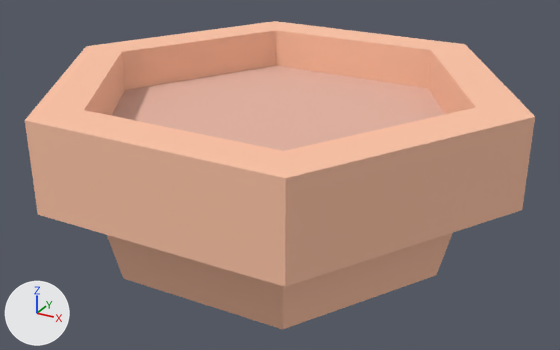
The OBJ model DynamicLab/Assets/Nature Kit/Models/OBJ format/pot_large.obj: old version first, new version second.
Rendered twice from a camera (50 mm lens) standing at (0.408, -0.738, 0.449) and looking at (0.005, -0.006, 0.083). Every picture has the same lights, and +X, +Y and +Z are marked at lower left. The older version comes first. Where no turn or scale is listed for an object, it has been applied to the vertices.

Before the edit, the objects in view are built like this:
```python
mat_wood = principled_material('wood')
mat_wood.base_color = (1.0, 0.557, 0.384)  # beige #ffc5a7
mat_wood.roughness = 1.0
mat_woodbarkdark = principled_material('woodBarkDark')
mat_woodbarkdark.base_color = (0.8, 0.463, 0.369)  # beige #e7b5a4
mat_woodbarkdark.roughness = 1.0
me_pot_large = bpy.data.meshes.new('pot_large')
me_pot_large.from_pydata(...)  # 36 vertices, 68 faces; spans x -0.282..0.282, y -0.244..0.244, z 0.0..0.2
# faces by material slot: [64, 4]
me_pot_large.materials.append(mat_wood)  # beige #ffc5a7
me_pot_large.materials.append(mat_woodbarkdark)  # beige #e7b5a4
ob_pot_large = bpy.data.objects.new('pot_large', me_pot_large)
ob_pot_large.location = (0.0, 0.0, 0.0)
```
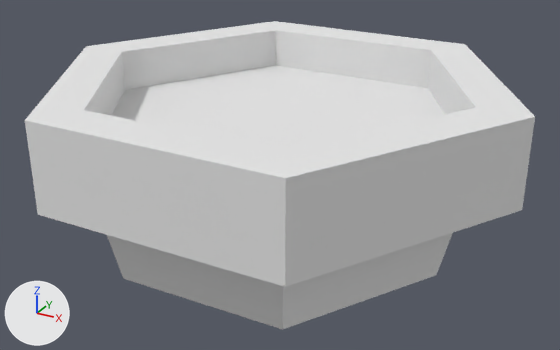
Changed parts and their boxes [x1, y1, x2, y2] in the pictures (560 x 350 px):
'pot_large', recoloured (beige to white): [25, 21, 535, 329] in both

The change in detail:
Material 'wood' (mat_wood) changes colour from beige #ffc5a7 to white #e7e7e7; in linear values from (1.0, 0.557, 0.384) to (0.8, 0.8, 0.8).
Material 'woodBarkDark' (mat_woodbarkdark) changes colour from beige #e7b5a4 to white #e7e7e7; in linear values from (0.8, 0.463, 0.369) to (0.8, 0.8, 0.8).
